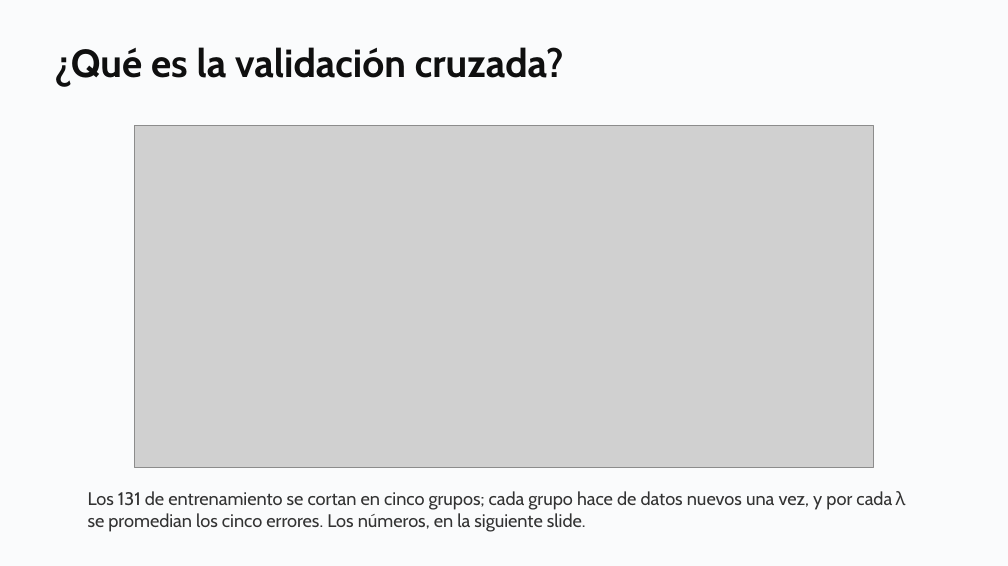
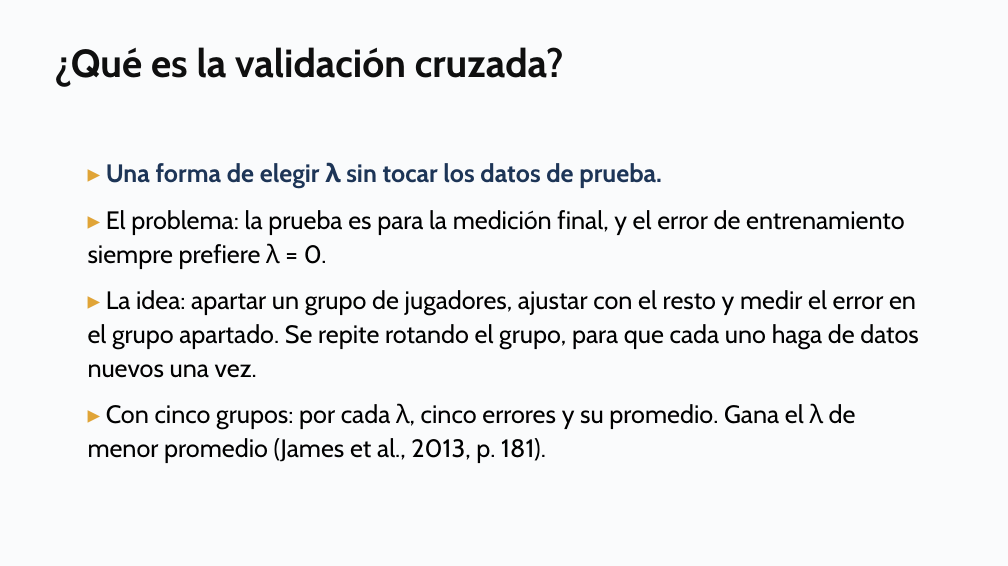
Before and after one commit to daniopitz/diplomado-cdd, a slide deck: slide 52 of presentaciones/clase07_evaluar_regularizar.pptx. Drawn at 1008x566 pixels with LibreOffice and Linux fonts; fonts in the diff are those of the drawing; grey boxes stand for pictures. Boxes give left, top, right and bottom in pixels: in the first picture for what was removed or moved away, otherwise in the second. Text is boxed around its words. In the diff, an @@ line names an element or a change of style, - is before the commit and + after.

```diff
--- a/presentaciones/clase07_evaluar_regularizar.pptx
+++ b/presentaciones/clase07_evaluar_regularizar.pptx
@@ picture removed at (135,126,874,468) @@
@@ text added at (88,162,918,463), 18 pt, text #000000 @@
+▸ Una forma de elegir λ sin tocar los datos de prueba.
+▸ El problema: la prueba es para la medición final, y el error de entrenamiento siempre prefiere λ = 0.
+▸ La idea: apartar un grupo de jugadores, ajustar con el resto y medir el error en el grupo apartado. Se repite rotando el grupo, para que cada uno haga de datos nuevos una vez.
+▸ Con cinco grupos: por cada λ, cinco errores y su promedio. Gana el λ de menor promedio (James et al., 2013, p. 181).
@@ text removed at (88,491,906,532) @@
-Los 131 de entrenamiento se cortan en cinco grupos; cada grupo hace de datos nuevos una vez, y por cada λ se promedian los cinco errores. Los números, en la siguiente slide.
```
Also in this commit, not shown: 1 other file.
